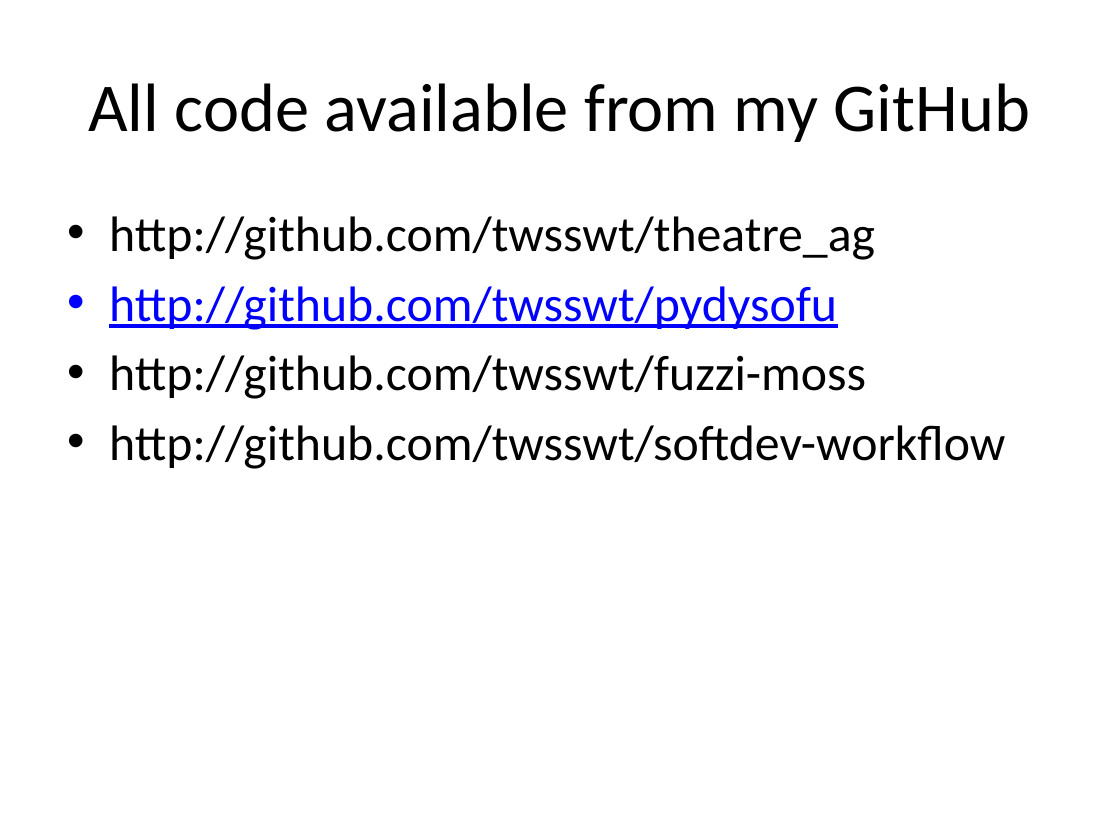
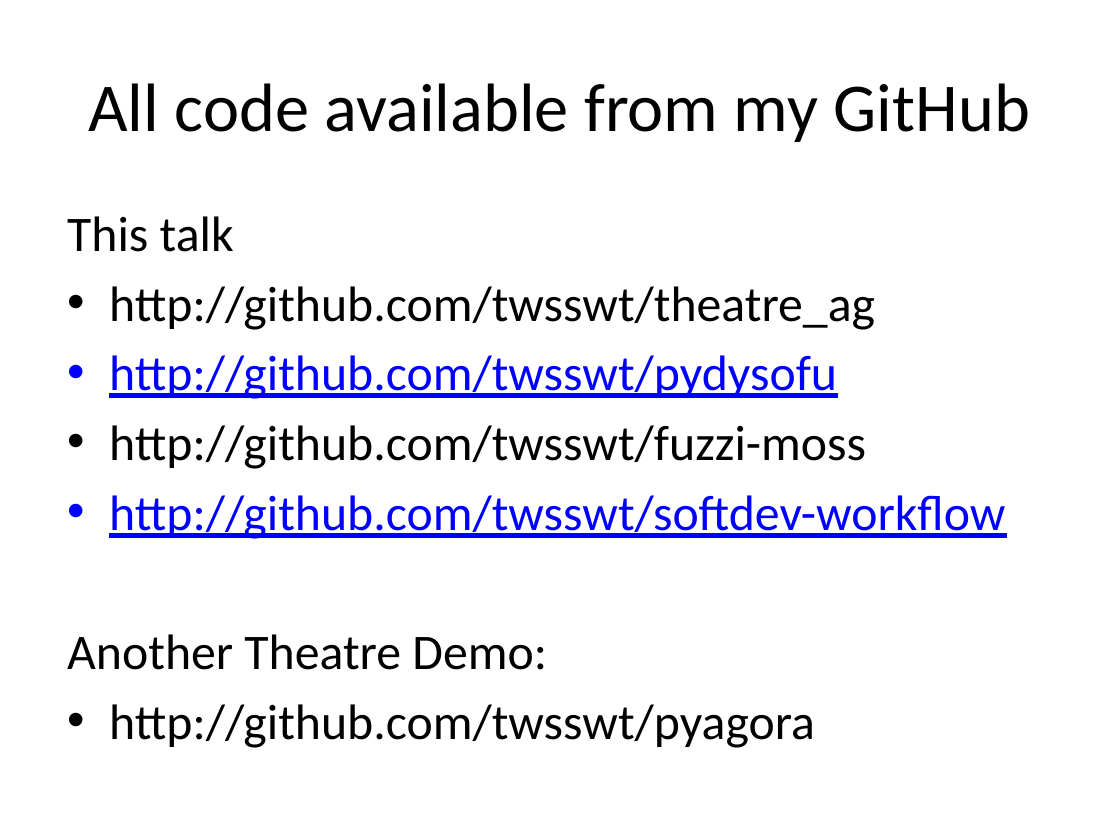
Before and after one commit to probablytom/fuzzi-moss-paper, a slide deck: slide 2 of Presentation.pptx. Drawn at 1120x840 pixels with LibreOffice and Linux fonts; fonts in the diff are those of the drawing. Boxes give left, top, right and bottom in pixels: in the first picture for what was removed or moved away, otherwise in the second. Text is boxed around its words. In the diff, an @@ line names an element or a change of style, - is before the commit and + after.

```diff
--- a/Presentation.pptx
+++ b/Presentation.pptx
@@ text at [67,216,234,252]: paragraph added @@
+This talk
@@ text at [109,495,1005,539]: text colour #000000 to #0000FF, underline on in "http://github.com/twsswt/softdev-workflow" @@
@@ text at [67,634,815,748]: paragraphs added @@
+Another Theatre Demo:
+• http://github.com/twsswt/pyagora
```
Also in this commit, not shown: 5 other slides changed, 1 other file.
